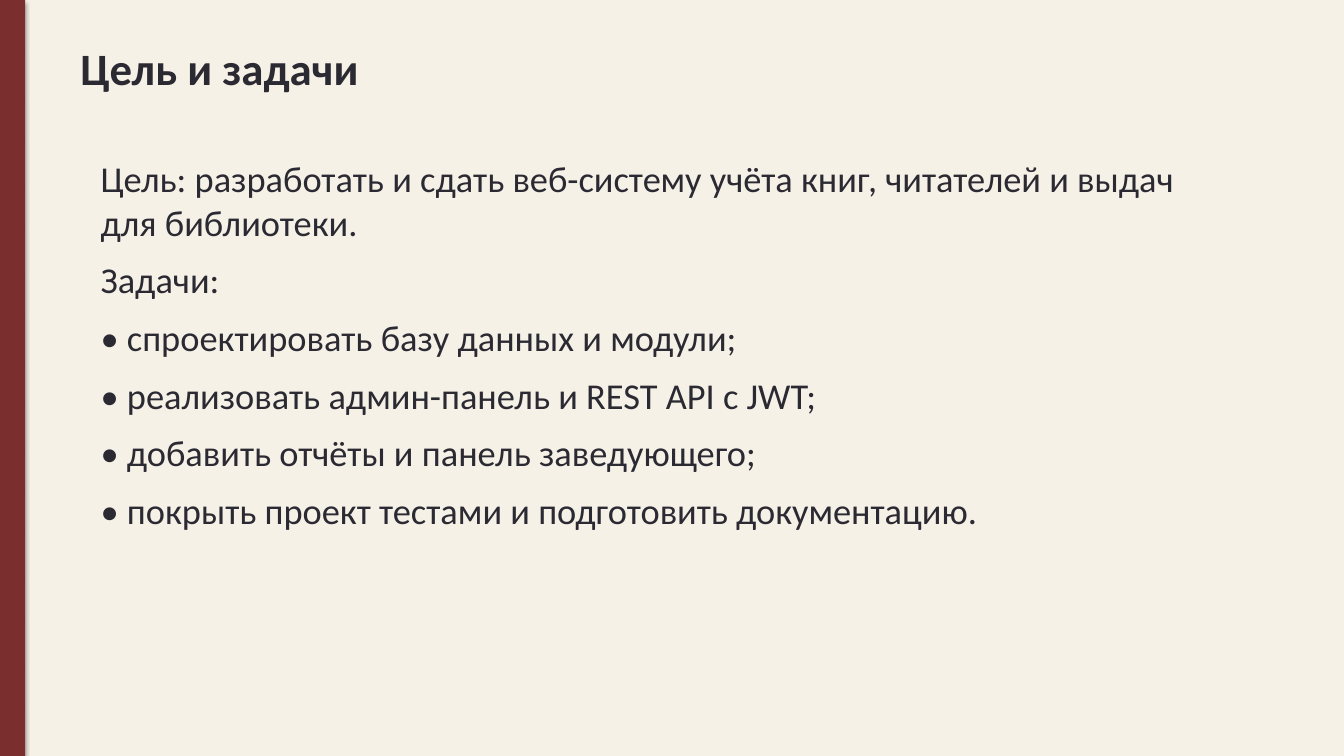
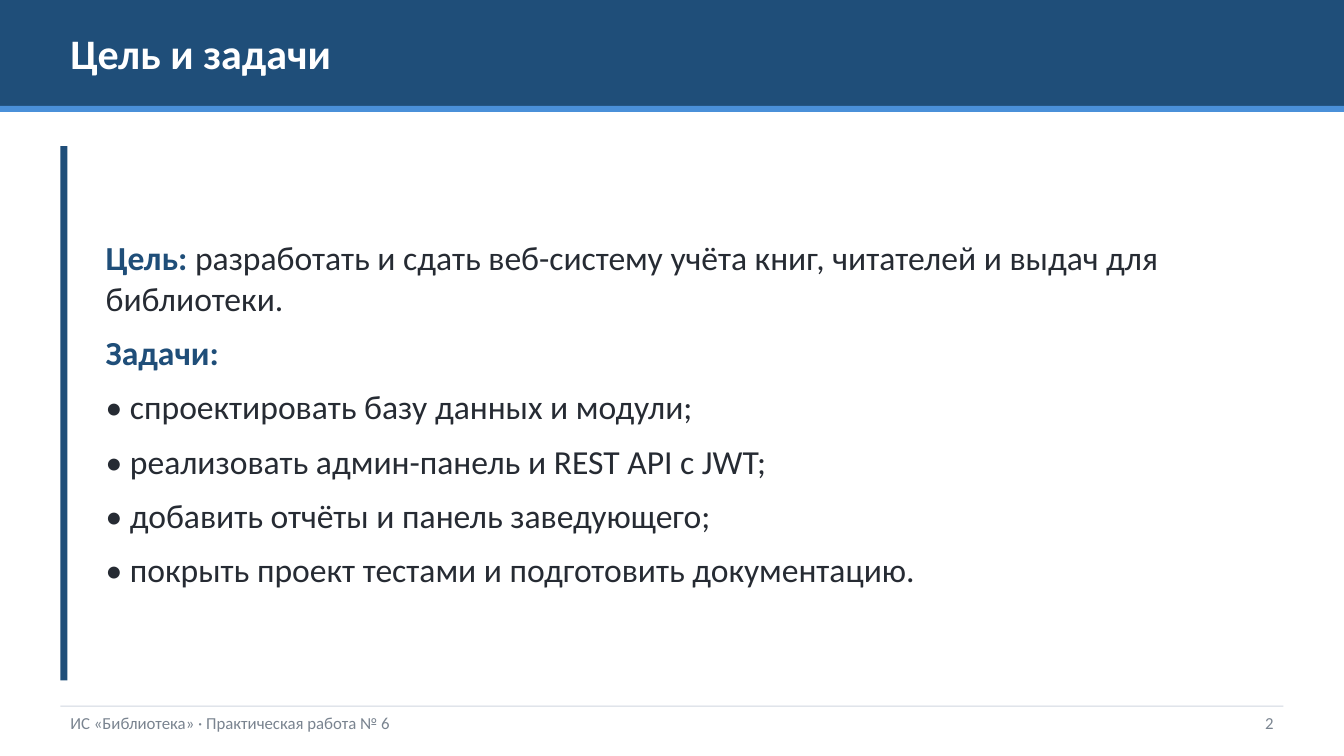
Before and after one commit to aaa111ws/MDK04.01-, a slide deck: slide 2 of pr6/Презентация.pptx. Drawn at 1344x756 pixels with LibreOffice and Linux fonts; fonts in the diff are those of the drawing. Boxes give left, top, right and bottom in pixels: in the first picture for what was removed or moved away, otherwise in the second. Text is boxed around its words. In the diff, an @@ line names an element or a change of style, - is before the commit and + after.

```diff
--- a/pr6/Презентация.pptx
+++ b/pr6/Презентация.pptx
@@ background #F6F1E7 to #FFFFFF @@
@@ rectangle added at (0, 0, 1344, 106), fill #1F4E79 @@
@@ text "Цель и задачи": place and size @@
-text "Цель и задачи" at (80, 56, 358, 93)
+text "Цель и задачи" at (70, 41, 331, 76)
@@ text "Цель и задачи" at (70, 41, 331, 76): size 32 to 30 pt, text colour #2B2A33 to #FFFFFF; more space between paragraphs; vertical alignment top to middle @@
@@ rectangle added at (0, 106, 1344, 112), fill #4A90D9 @@
@@ rectangle: place and size @@
-rectangle at (0, 0, 25, 756)
+rectangle at (60, 146, 68, 681)
@@ rectangle at (60, 146, 68, 681): fill #7A2E2E to #1F4E79; shadow off @@
@@ text "Цель: разработать и сдать веб-систему ..." at (106, 247, 1158, 588): size 26 to 24 pt, text colour #2B2A33 to #262B33; text colour #2B2A33 to #1F4E79, bold on in "Цель:", "Задачи:"; vertical alignment top to middle @@
@@ rectangle added at (60, 706, 1284, 707), fill #D0D7E0 @@
@@ text added at (70, 717, 389, 732), 12 pt, text #7A8490 @@
+ИС «Библиотека» · Практическая работа № 6
@@ text added at (1265, 718, 1273, 729), 12 pt, text #7A8490 @@
+2
```
Also in this commit, not shown: 11 other slides changed.
